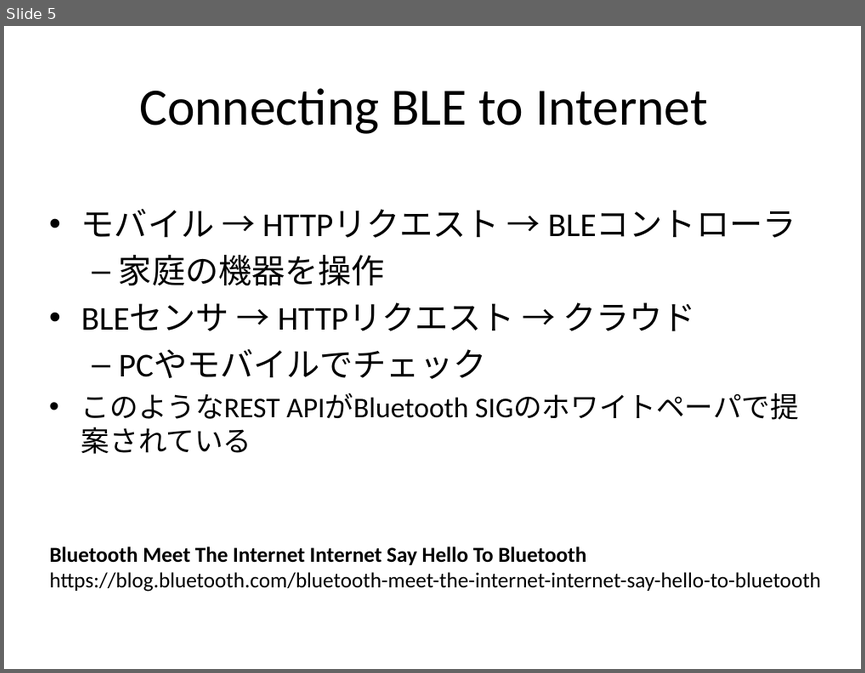
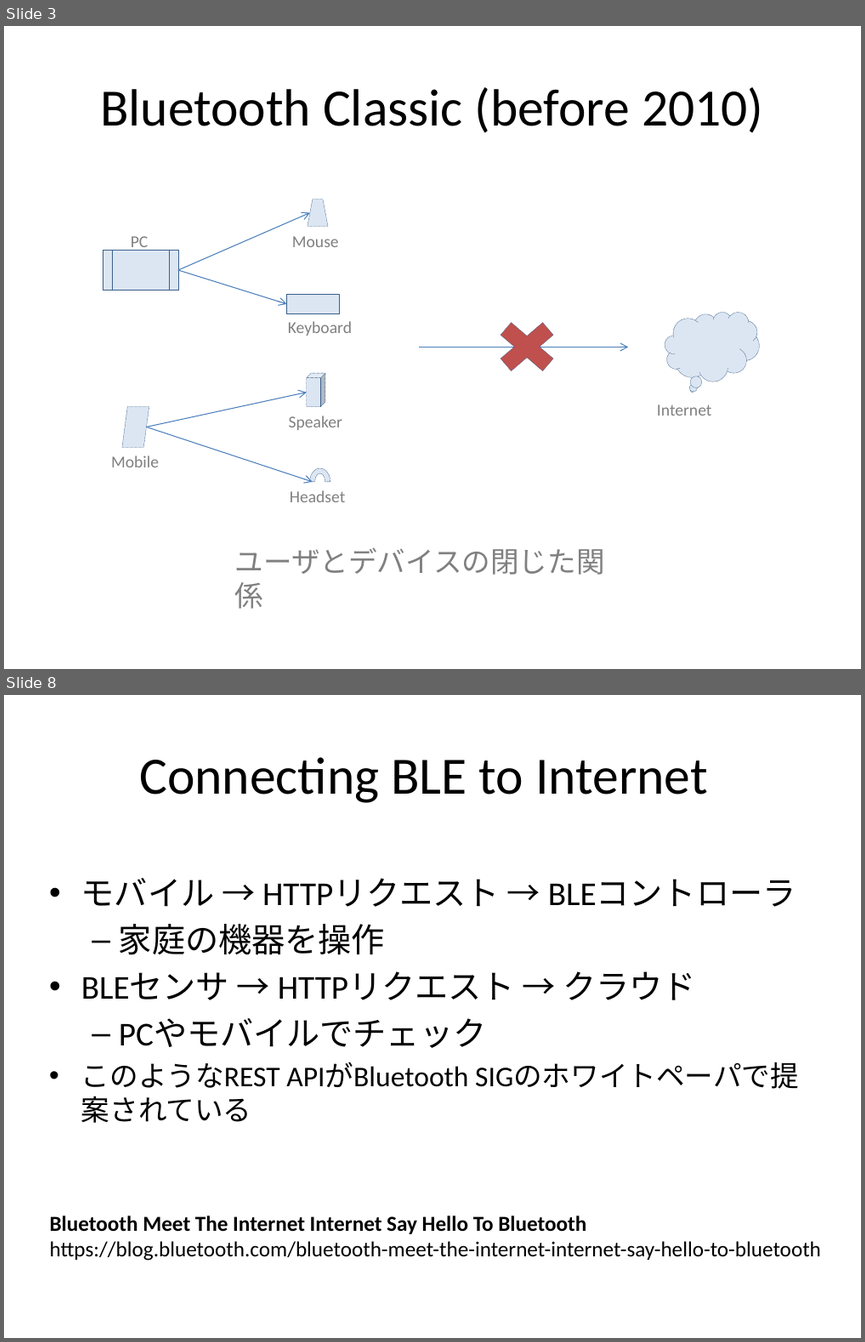
Before and after one commit to jjking2/ble-for-iot, a slide deck: BLE-for-IoT-ja.pptx. Shown one above the other, each under a label of ours: slide 5 before the commit, slides 3 and 8 after it; the slides between them are not shown. The pictures are 865x673 and 865x1342 pixels, drawn with LibreOffice and Linux fonts; fonts in the diff are those of the drawing. Boxes give left, top, right and bottom in pixels: in the first picture for what was removed or moved away, otherwise in the second. Text is boxed around its words. In the diff, an @@ line names an element or a change of style, - is before the commit and + after.

```diff
--- a/BLE-for-IoT-ja.pptx
+++ b/BLE-for-IoT-ja.pptx
@@ slide 3 added at box(4, 26, 861, 669), background #FFFFFF @@
@@ title added at box(100, 87, 763, 133), 44 pt, text #000000 @@
+Bluetooth Classic (before 2010)
@@ trapezoid added at box(307, 199, 328, 226), fill #DCE6F2, outline #3A5F8C 0.25 pt dashed @@
@@ arrow added from (178, 270) to (310, 213), #4B7EBC 0.75 pt @@
@@ flow chart predefined process added at box(103, 250, 178, 290), fill #DCE6F2, outline #3A5F8C 0.25 pt dashed @@
@@ text added at box(131, 236, 148, 250), 14 pt, text #808080 @@
+PC
@@ text added at box(292, 236, 339, 247), 14 pt, text #808080 @@
+Mouse
@@ arrow added from (178, 270) to (287, 304), #4B7EBC 0.75 pt @@
@@ rectangle added at box(287, 293, 339, 314), fill #DCE6F2, outline #3A5F8C 0.25 pt dashed @@
@@ text added at box(288, 321, 352, 335), 14 pt, text #808080 @@
+Keyboard
@@ cross added at box(487, 312, 567, 381), fill #C0504D, outline #3A5F8C 0.25 pt dashed @@
@@ thought cloud added at box(664, 312, 759, 381), fill #DCE6F2, outline #3A5F8C 0.25 pt dashed @@
@@ arrow added from (419, 346) to (628, 346), #4B7EBC 0.75 pt @@
@@ cube added at box(307, 373, 325, 407), fill #DCE6F2, outline #3A5F8C 0.25 pt dashed @@
@@ flow chart input output added at box(122, 407, 148, 447), fill #DCE6F2, outline #3A5F8C 0.25 pt dashed @@
@@ arrow added from (146, 427) to (307, 392), #4B7EBC 0.75 pt @@
@@ text added at box(657, 404, 712, 415), 14 pt, text #808080 @@
+Internet
@@ arrow added from (146, 427) to (313, 482), #4B7EBC 0.75 pt @@
@@ text added at box(289, 415, 342, 430), 14 pt, text #808080 @@
+Speaker
@@ text added at box(111, 455, 159, 467), 14 pt, text #808080 @@
+Mobile
@@ arch (boxed as its full ring) added at box(310, 468, 330, 494), fill #DCE6F2, outline #3A5F8C 0.25 pt dashed @@
@@ text added at box(290, 490, 346, 502), 14 pt, text #808080 @@
+Headset
@@ text added at box(235, 547, 605, 574), 24 pt, text #808080 @@
+ユーザとデバイスの閉じた関係
@@ what was slide 5 is now slide 8 @@
```
Also in this commit, not shown: 4 slides changed, 2 other slides added, 1 other file.
